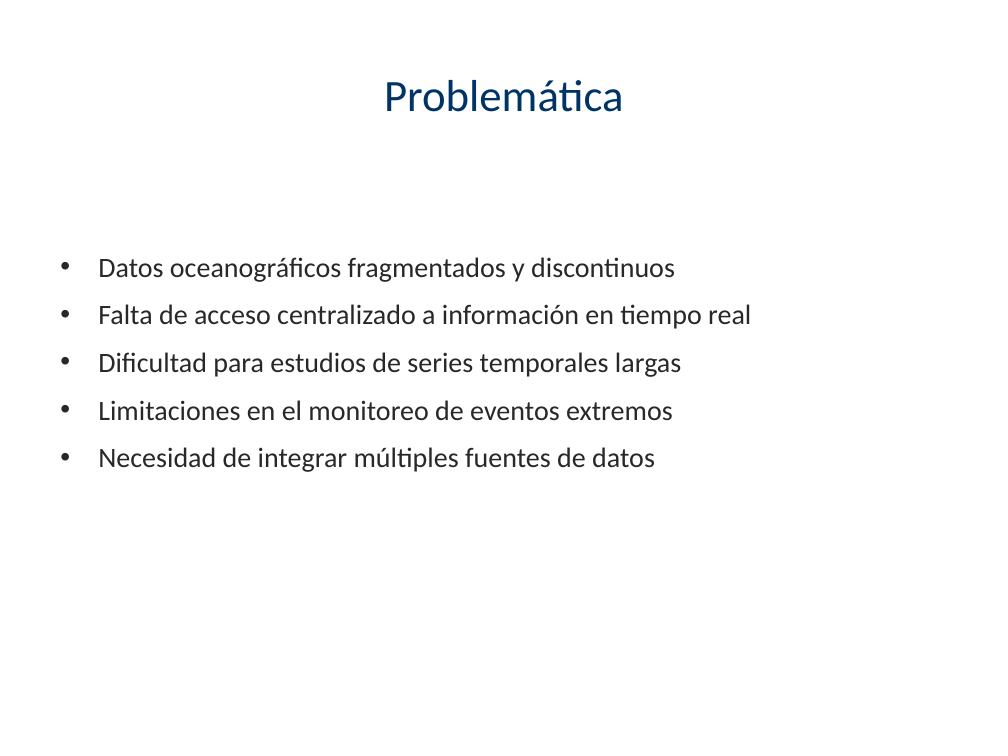
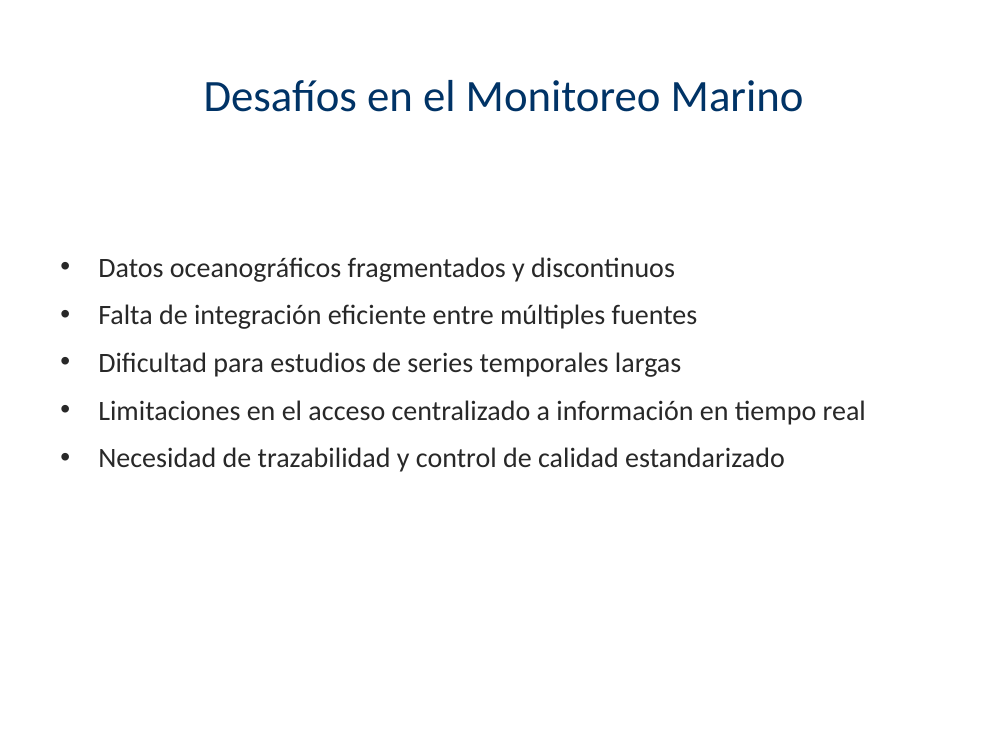
Before and after one commit to pablo27207/services, a slide deck: slide 4 of Presentacion_OOGSJ_XIIJNCM.pptx (slide 3 before the commit). Drawn at 1008x756 pixels with LibreOffice and Linux fonts; fonts in the diff are those of the drawing. Boxes give left, top, right and bottom in pixels: in the first picture for what was removed or moved away, otherwise in the second. Text is boxed around its words. In the diff, an @@ line names an element or a change of style, - is before the commit and + after.

```diff
--- a/Presentacion_OOGSJ_XIIJNCM.pptx
+++ b/Presentacion_OOGSJ_XIIJNCM.pptx
@@ title at bbox=[204, 80, 804, 112]: text changed @@
-Problemática
+Desafíos en el Monitoreo Marino
@@ text at bbox=[98, 304, 698, 329]: text changed @@
-• Falta de acceso centralizado a información en tiempo real
+• Falta de integración eficiente entre múltiples fuentes
@@ text at bbox=[98, 400, 866, 472]: text changed @@
-• Limitaciones en el monitoreo de eventos extremos
-• Necesidad de integrar múltiples fuentes de datos
+• Limitaciones en el acceso centralizado a información en tiempo real
+• Necesidad de trazabilidad y control de calidad estandarizado
```
Also in this commit, not shown: 11 other slides changed, 3 slides added, 2 slides removed, 1 other file.
